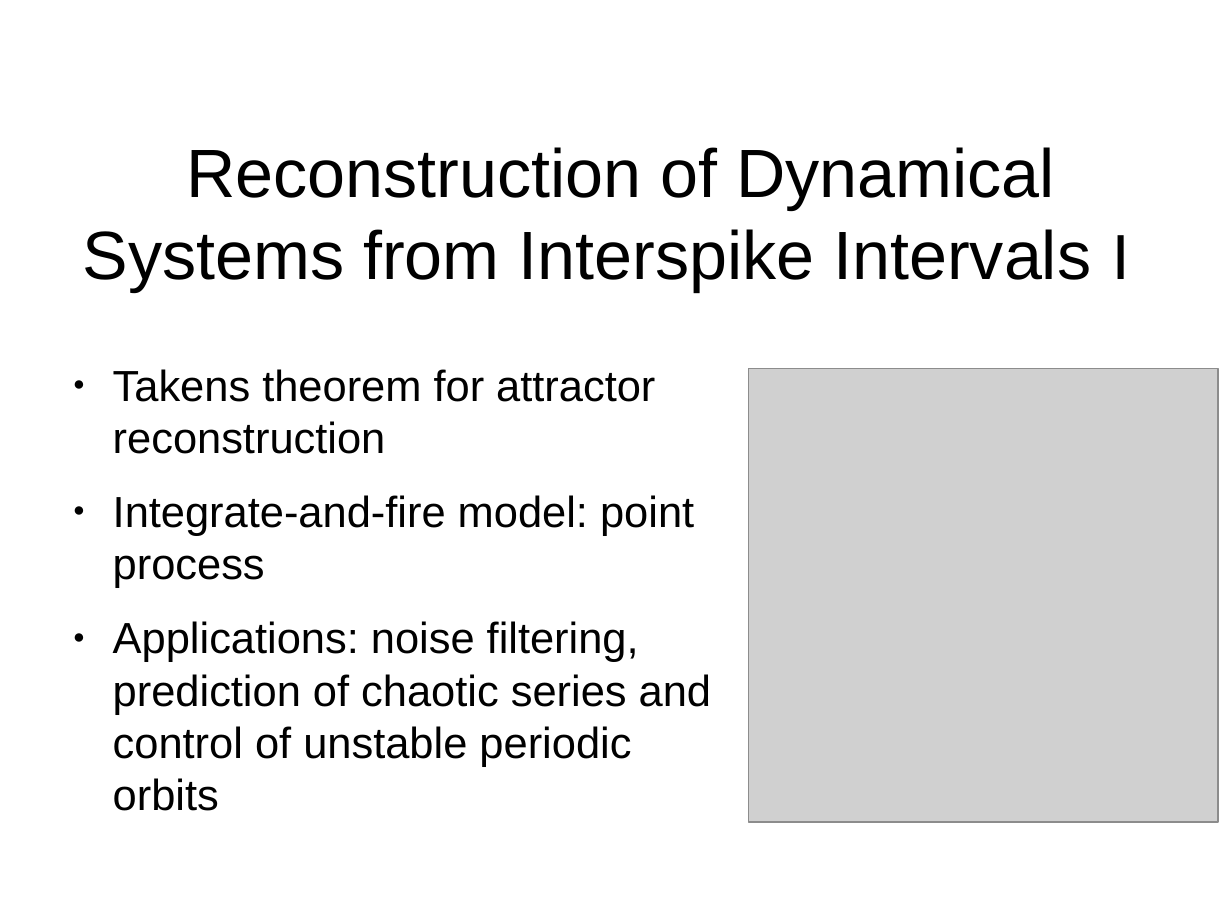
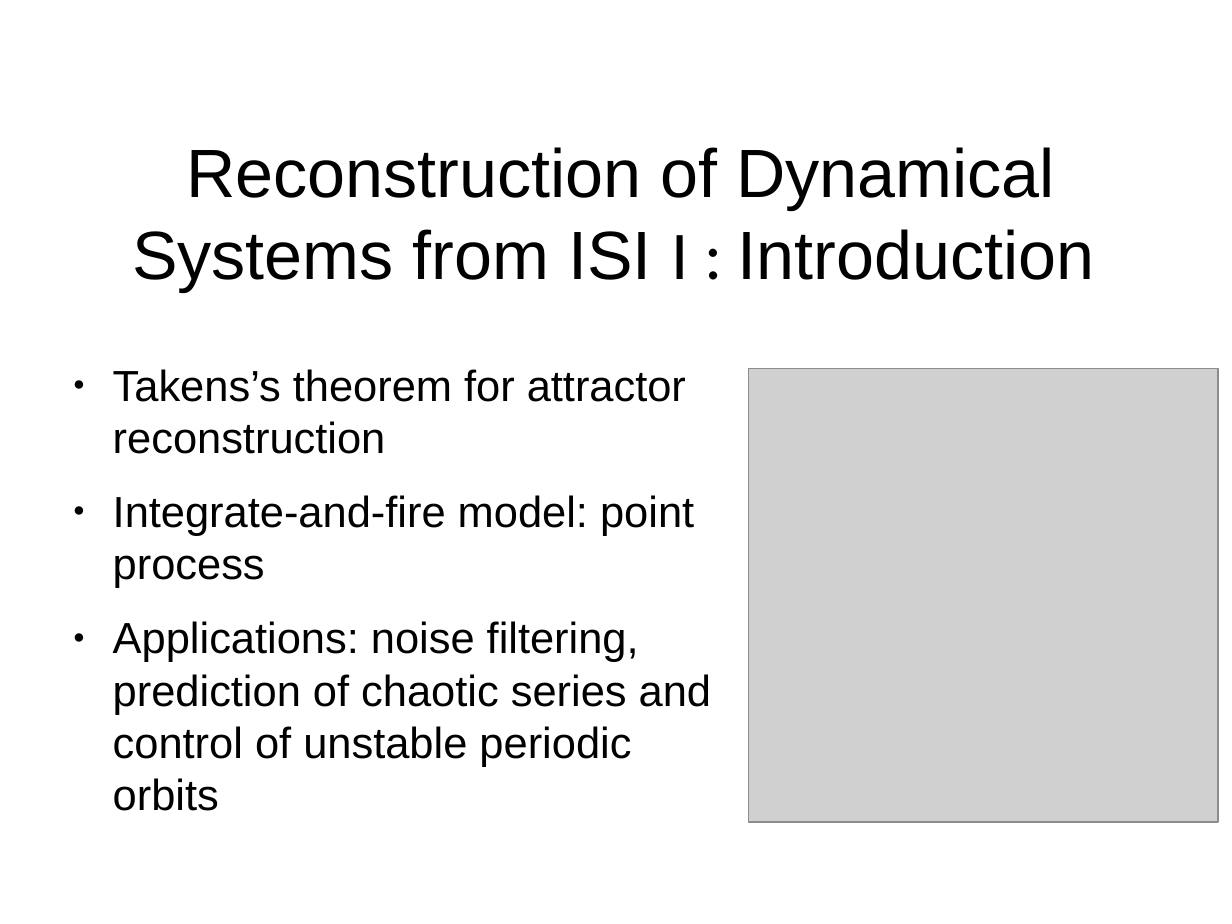
Before and after one commit to aarcascuerda/Reconstruction-of-dynamical-systems-from-ISIs, a slide deck: slide 4 of presentation/presentation.odp. Drawn at 1232x924 pixels with LibreOffice and Linux fonts; fonts in the diff are those of the drawing; grey boxes stand for pictures; background and template pictures are left out. Boxes give left, top, right and bottom in pixels: in the first picture for what was removed or moved away, otherwise in the second. Text is boxed around its words. In the diff, an @@ line names an element or a change of style, - is before the commit and + after.

```diff
--- a/presentation/presentation.odp
+++ b/presentation/presentation.odp
@@ title at (132, 147, 1095, 292): text changed @@
-Reconstruction of Dynamical Systems from Interspike Intervals I
+Reconstruction of Dynamical Systems from ISI I : Introduction
@@ text at (113, 369, 686, 454): text changed @@
-● Takens theorem for attractor reconstruction
+● Takens’s theorem for attractor reconstruction
```
Also in this commit, not shown: 3 other slides changed, 1 slide added, 2 slides removed, 2 other files.
